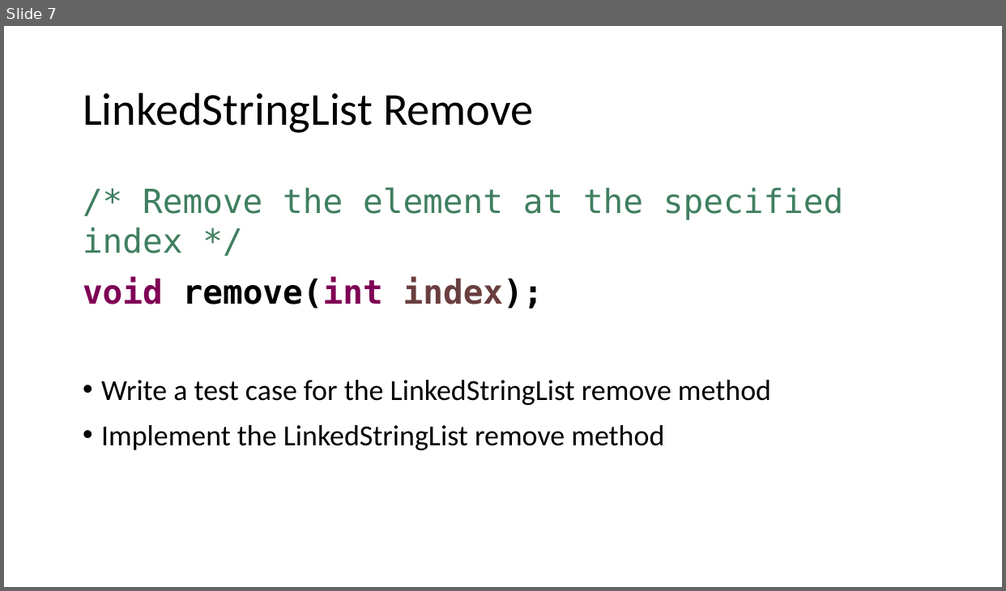
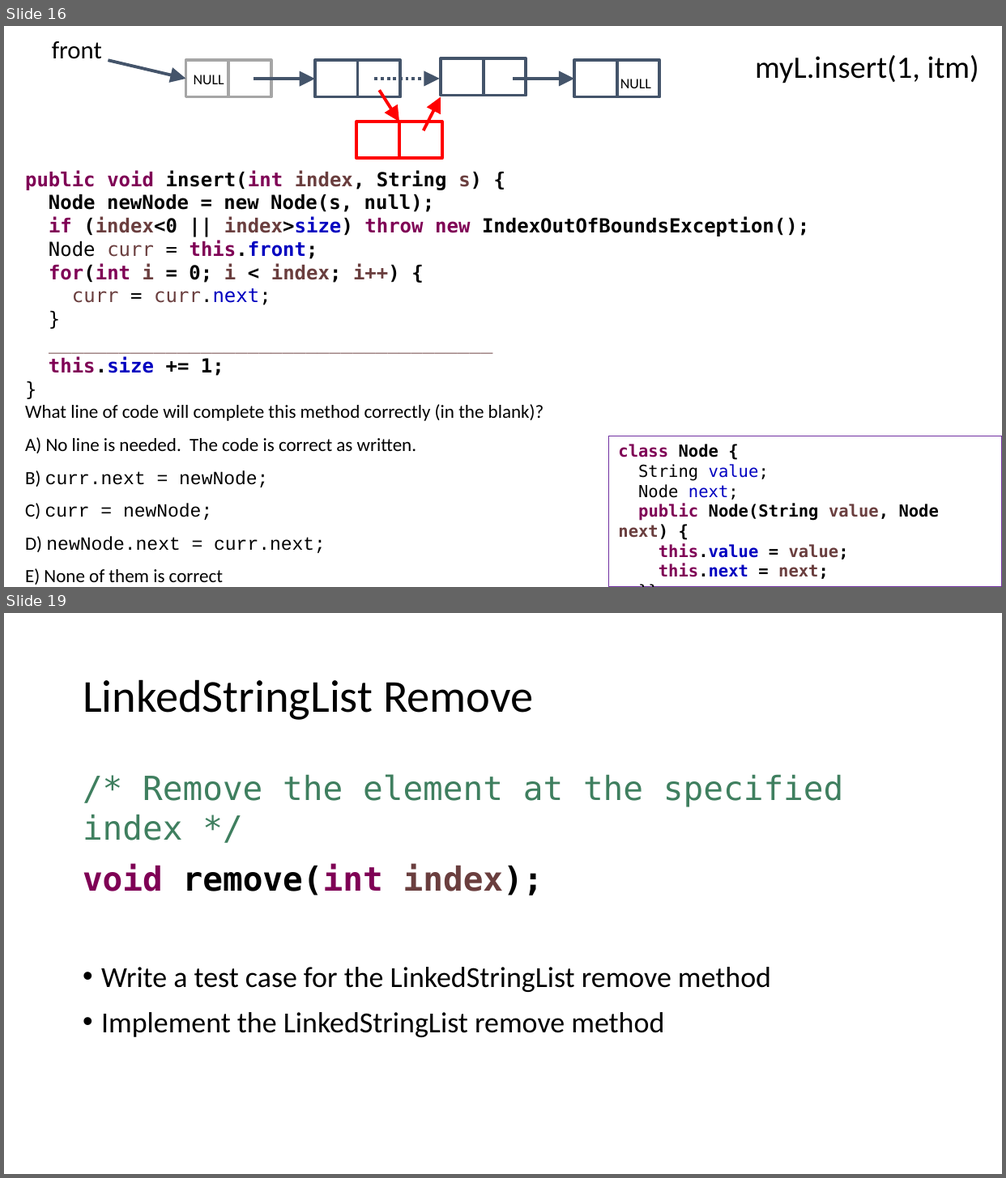
Before and after one commit to ucsd-cse12-w21/ucsd-cse12-w21.github.io, a slide deck: lectures/lecture-05/Lecture-Live C00/Lecture 05 - Lecture.pptx. Shown one above the other, each under a label of ours: slide 7 before the commit, slides 16 and 19 after it; the slides between them are not shown. The pictures are 1006x591 and 1006x1178 pixels, drawn with LibreOffice and Linux fonts; fonts in the diff are those of the drawing. Boxes give left, top, right and bottom in pixels: in the first picture for what was removed or moved away, otherwise in the second. Text is boxed around its words. In the diff, an @@ line names an element or a change of style, - is before the commit and + after.

```diff
--- a/lectures/lecture-05/Lecture-Live C00/Lecture 05 - Lecture.pptx
+++ b/lectures/lecture-05/Lecture-Live C00/Lecture 05 - Lecture.pptx
@@ slide 16 added at [4, 26, 1002, 587], background #FFFFFF @@
@@ text added at [52, 41, 102, 59], 18 pt, text #000000 @@
+front
@@ arrow added from (108, 60) to (185, 79), #44546A 2.25 pt @@
@@ rectangle added at [185, 60, 271, 96], outline #A6A6A6 2.25 pt, 10.5 pt, text #000000 @@
+NULL
@@ line added from (228, 60) to (228, 96), #A6A6A6 2.25 pt @@
@@ rectangle added at [315, 60, 401, 96], outline #44546A 2.25 pt @@
@@ line added from (357, 60) to (357, 96), #44546A 2.25 pt @@
@@ rectangle added at [441, 59, 527, 96], outline #44546A 2.25 pt @@
@@ line added from (483, 59) to (483, 96), #44546A 2.25 pt @@
@@ rectangle added at [573, 60, 659, 96], outline #44546A 2.25 pt @@
@@ line added from (616, 60) to (616, 96), #44546A 2.25 pt @@
@@ text added at [755, 55, 979, 84], 22.5 pt, text #000000 @@
+myL.insert(1, itm)
@@ arrow added from (253, 79) to (315, 79), #44546A 2.25 pt @@
@@ arrow added from (374, 79) to (439, 79), #44546A 2.25 pt dashed @@
@@ arrow added from (379, 90) to (399, 122), #FF0000 2.25 pt @@
@@ arrow added from (423, 130) to (441, 96), #FF0000 2.25 pt @@
@@ arrow added from (513, 79) to (573, 79), #44546A 2.25 pt @@
@@ text added at [620, 79, 651, 88], 10.5 pt, text #000000 @@
+NULL
@@ rectangle added at [356, 122, 442, 159], outline #FF0000 2.25 pt @@
@@ line added from (399, 122) to (399, 159), #FF0000 2.25 pt @@
@@ text added at [25, 170, 809, 585], 14 pt, text #000000 @@
+public void insert(int index, String s) {
+Node newNode = new Node(s, null);
+if (index<0 || index>size) throw new IndexOutOfBoundsException();
+Node curr = this.front;
+for(int i = 0; i < index; i++) {
+curr = curr.next;
+}
+______________________________________
+this.size += 1;
+}
+What line of code will complete this method correctly (in the blank)?
+A) No line is needed. The code is correct as written.
+B) curr.next = newNode;
+C) curr = newNode;
+D) newNode.next = curr.next;
+E) None of them is correct
@@ rectangle added at [609, 436, 1002, 587], outline #7030A0 0.75 pt, 12 pt, text #000000, bold @@
+class Node {
+String value;
+Node next;
+public Node(String value, Node next) {
+this.value = value;
+this.next = next;
+}}
@@ what was slide 7 is now slide 19 @@
```
Also in this commit, not shown: 2 slides changed, 14 other slides added, 3 slides removed, 3 other files.
